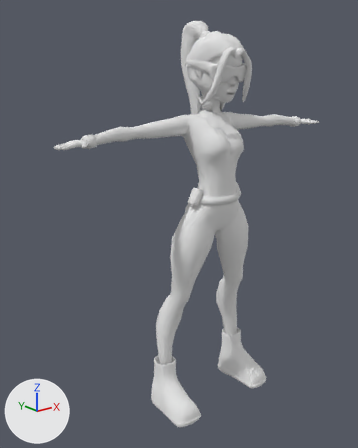
Two versions of the FBX model Assets/03. Prefabs/ModelPrefabs/Agente_008_Skin.fbx, one commit apart.
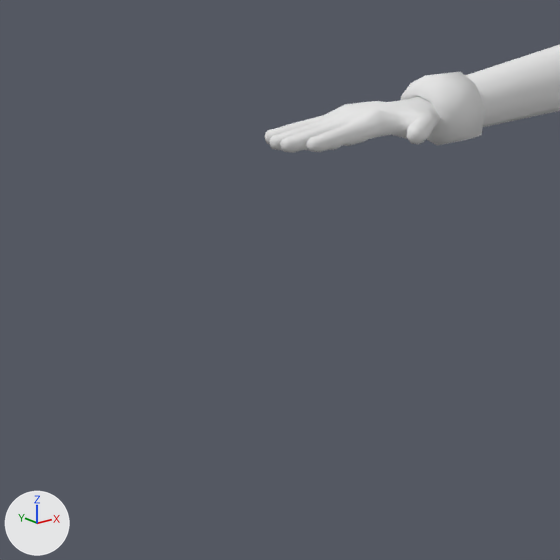
The first picture shows the older version from a camera (50 mm lens) standing at (-3.821, -4.143, 3.903) and looking at (-0.3, 0.259, 2.142). The close-ups show both versions on the part from 0% to 31% of the width and 27% to 52% of the height of that picture; other places that the commit changed are outside them. Lighting does not change. The marker at lower left points along +X, +Y and +Z. Where no turn or scale is listed for an object, it has been applied to the vertices.

Objects in the first close-up: 'Agente_008.001'.
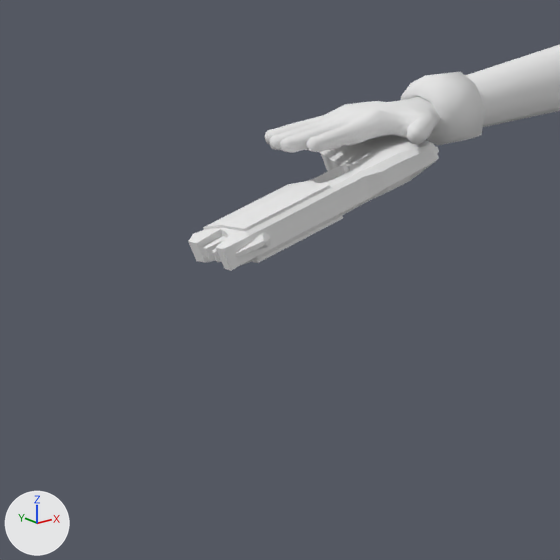
Where the newer file only moved an object's origin or applied its transform, the numbers keep the older frame.

Where the change shows, as pixel boxes (x1, y1, x2, y2) in the close-ups (560 x 560 px):
'Taser.001', added
    after: (188, 135, 439, 271)

What the commit changed:
Material 'Material.001' (mat_material_001) is new.
Its base color is (0.8, 0.8, 0.8) (white #e7e7e7).
Its roughness is 1.0.
Mesh me_cube_004 is new.
It has 337 vertices, 344 faces and spans x -0.198..0.262, y -0.094..0.194, z -0.083..0.101.
It uses material mat_material_001 (white #e7e7e7).
Object 'Taser.001' (ob_taser_001) is new; it shows me_cube_004.
Its location is (-1.874, -0.015, 3.11).
